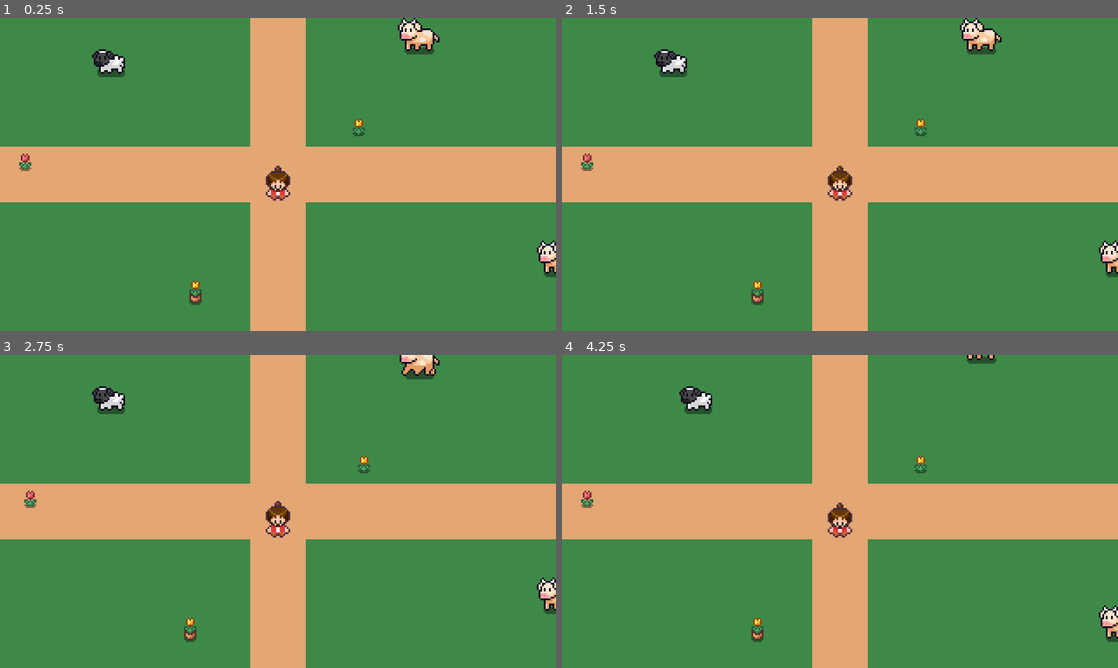
Above: before the commit, frames 1-4 (two rows, left to right).
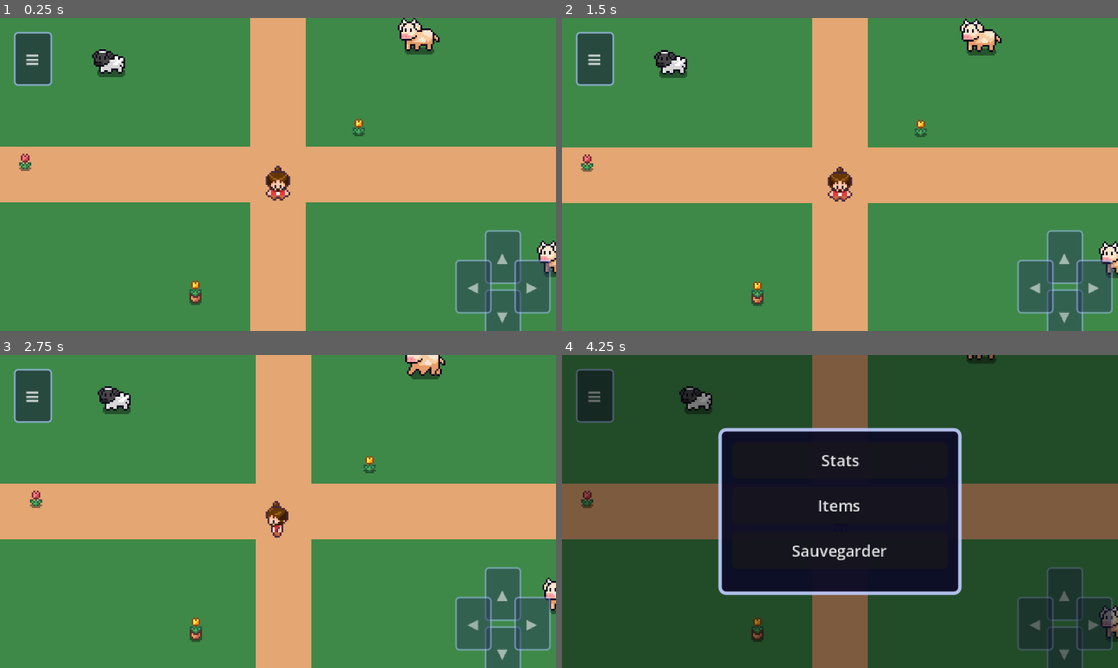
Above: after the commit, the same moments.

Repository: Alpifra/la-grosse-idee
Game: Godot game, scene res://scenes/World/Field.tscn
Same seed, same stepped clock (60 frames per second), same inputs: the game is played once before the commit and once after it.
Inputs (mouse positions are in pixels of both pictures, inside the frame that each line leads up to):
- Up to frame 1 (0.25 s): no input
- Up to frame 2 (1.5 s): click (1062, 255) at 0.5 s, where only the run after the commit has a clickable "▲"; click (1062, 315) at 1.25 s, where only the run after the commit has a clickable "▼"
- Up to frame 3 (2.75 s): click (472, 624) at 2 s, where only the run after the commit has a clickable "◀"
- Up to frame 4 (4.25 s): click (1095, 624) at 2.75 s, where only the run after the commit has a clickable "▶"; click (595, 395) at 3.5 s, where only the run after the commit has a clickable "≡"

The runs differ from the first frame. In frame 1, 5.1% of the frame differs, in the area x 2-100%, y 4-100%; in frame 2, 6.2%; in frame 3, 8.4%; in frame 4, 100%, in the area x 0-100%, y 0-100%.
Error before the commit: Parse Error: Class "TouchControls" hides an autoload singleton. (res://scripts/UI/TouchControls.gd:1)

Commit message:
fix: remove class_name TouchControls to avoid autoload conflict

Diff:
--- a/scripts/UI/TouchControls.gd
+++ b/scripts/UI/TouchControls.gd
@@ -1,4 +1,3 @@
-class_name TouchControls
 extends CanvasLayer
 
 ## Contrôles tactiles persistants — D-pad (bas-droite) + bouton menu (haut-gauche)
